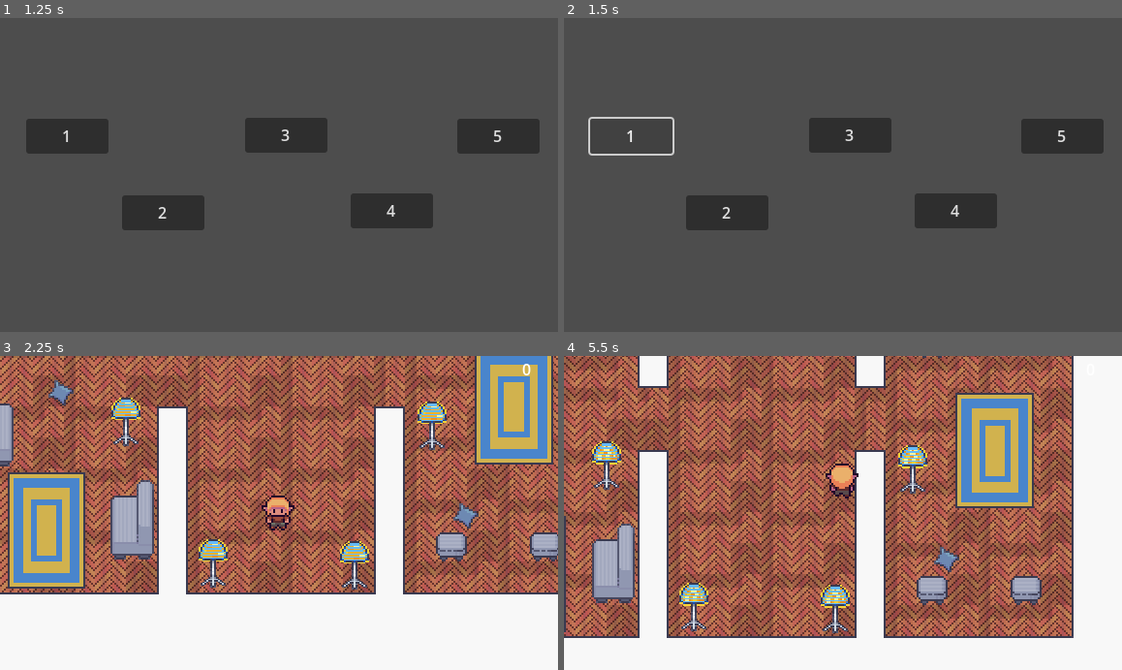
Above: before the commit, frames 1-4 (two rows, left to right).
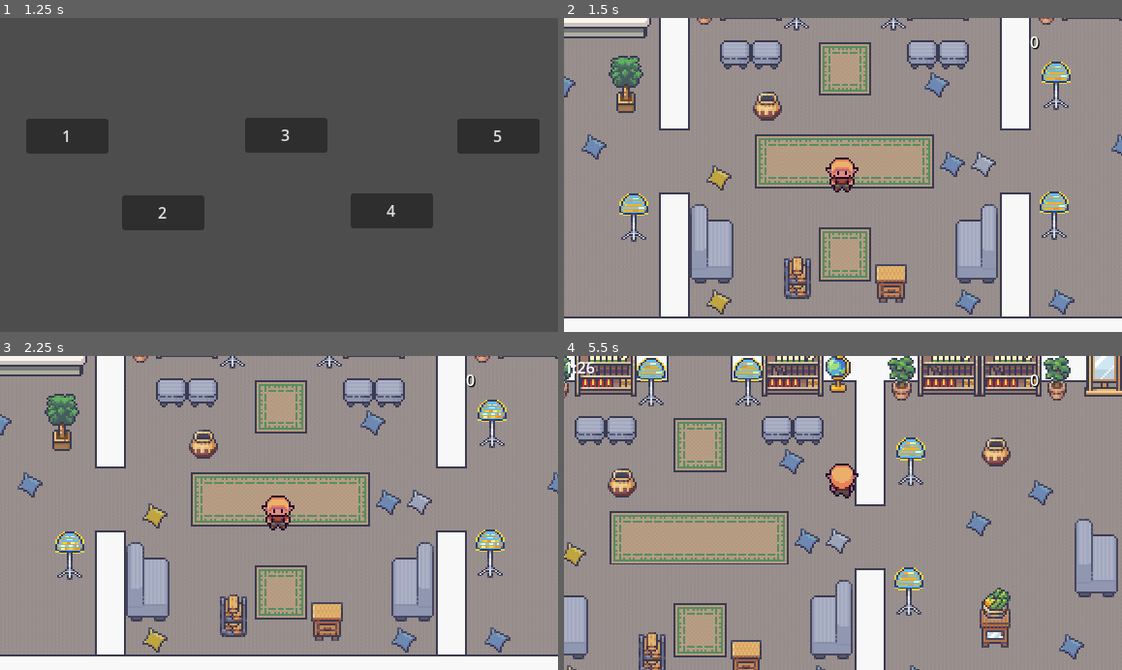
Above: after the commit, the same moments.

Repository: CIStudio/Economy_Race
Game: Godot game, scene res://Scenes/menu/menu.tscn
The game is run twice, just before and just after one commit, with the same random seed, the same clock (stepped at 60 frames per second) and the same inputs.
Inputs (mouse positions are in pixels of both pictures, inside the frame that each line leads up to):
- Up to frame 1 (1.25 s): click "PLAY" at 0.5 s
- Up to frame 2 (1.5 s): click "1" at 1.25 s
- Up to frame 3 (2.25 s): click (161, 550) at 2 s, where only the run before the commit has a clickable "2"
- Up to frame 4 (5.5 s): hold D (right) 2.78-3.53 s; tap F (off) at 2.85, 3.6, 4.55, 5.1 s; hold S (down) 3.53-4.28 s; hold D (right) 4.28-5.03 s; tap E (take) at 4.35 s; hold W (up) from 5.03 s (still down)

Frame 1 is identical in both runs. In frame 2, 94% of the frame differs, in the area x 0-100%, y 0-100%; in frame 3, 93%; in frame 4, 96%.

Commit message:
Да блядь я сделал это

Diff:
--- a/economy_race/Scenes/levels/1_level/level_1.tscn
+++ b/economy_race/Scenes/levels/1_level/level_1.tscn
@@ -1,11 +1,5 @@
+[gd_scene load_steps=12 format=4 uid="uid://2iqh1l5uvg27"]
 
-[gd_scene load_steps=7 format=4 uid="uid://2iqh1l5uvg27"]
-
-[gd_scene load_steps=10 format=4 uid="uid://2iqh1l5uvg27"]
-
-[gd_scene load_steps=9 format=4 uid="uid://2iqh1l5uvg27"]
-
-[gd_scene load_steps=9 format=4 uid="uid://2iqh1l5uvg27"]
 [ext_resource type="PackedScene" uid="uid://cdn4an1y4inxr" path="res://Scenes/tilemaps/builder.tscn" id="1_cwnwx"]
 [ext_resource type="PackedScene" uid="uid://bbxpuc56cquka" path="res://Scenes/player/player.tscn" id="1_gqgmq"]
 [ext_resource type="Script" path="res://Scripts/levels/Level_1/meneger.gd" id="1_ou3kj"]
@@ -56,6 +50,10 @@
 [node name="Pause menu" parent="CanvasLayer" instance=ExtResource("6_xnenn")]
 process_mode = 2
 
+[node name="Timer" type="Label" parent="CanvasLayer"]
+offset_right = 104.0
+offset_bottom = 40.0
+
 [node name="Lamp" parent="." instance=ExtResource("7_88vyo")]
 position = Vector2(347, 382)
 
@@ -89,10 +87,6 @@
 [node name="Tv2" parent="." instance=ExtResource("9_3h6bm")]
 position = Vector2(166, 538)
 
-[node name="Timer" type="Label" parent="CanvasLayer"]
-offset_right = 104.0
-offset_bottom = 40.0
-
 [node name="Timer" type="Timer" parent="."]
 autostart = true
 
